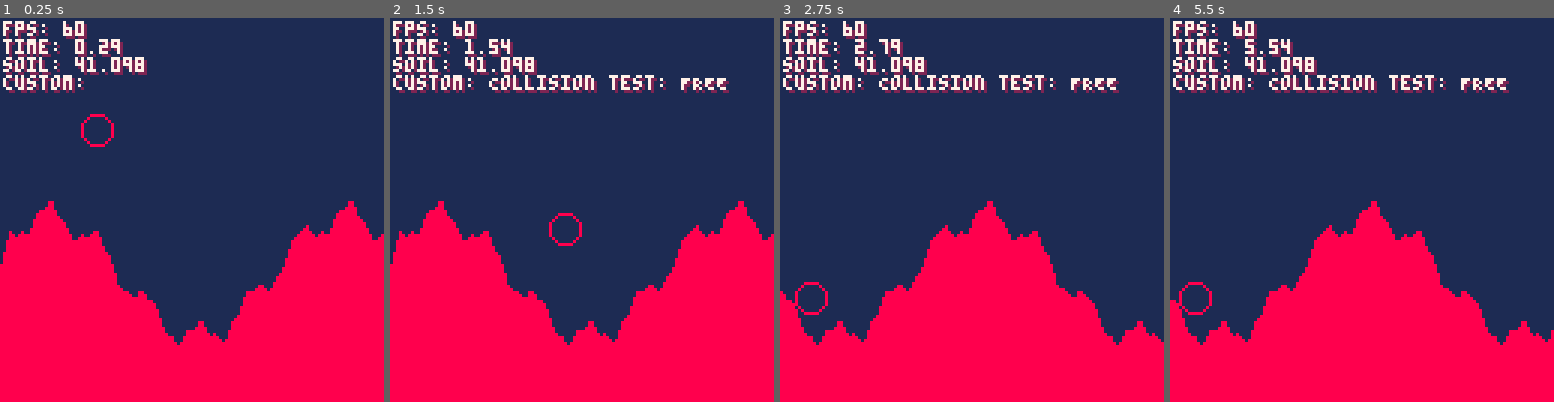
Above: before the commit, frames 1-4 (left to right).
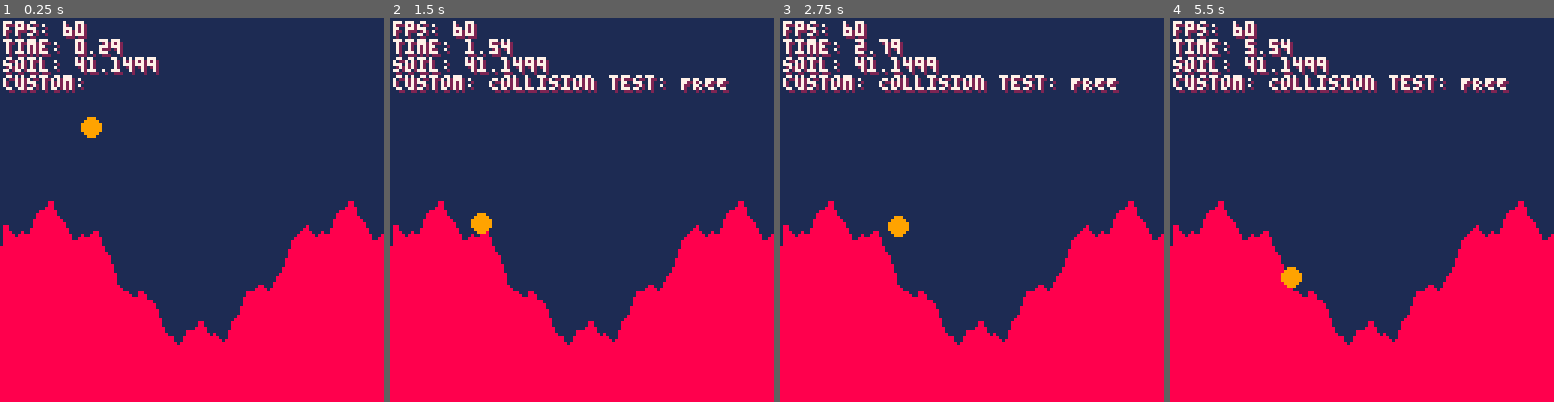
Above: after the commit, the same moments.

Repository: SelfDevTV/pixeltrench
Game: PICO-8 cartridge pixeltrench.p8
The game is run twice, just before and just after one commit, with the same random seed, the same clock (stepped at 60 frames per second) and the same inputs.
Inputs:
- Up to frame 1 (0.25 s): no input
- Up to frame 2 (1.5 s): tap O (Z key) at 0.7 s
- Up to frame 3 (2.75 s): hold Right 1.6-2.1 s; tap O (Z key) at 1.7, 2.1, 2.5 s; hold Up 2.15-2.42 s; hold Right from 2.47 s (still down)
- Up to frame 4 (5.5 s): tap O (Z key) every 0.4 s from 2.9 to 5.3 s; release Right at 3.03 s; hold Left 3.08-3.58 s; hold Down 3.63-3.97 s; hold Right 4.02-4.68 s; hold Up 4.73-5.03 s; hold Left from 5.08 s (still down)

The runs differ from the first frame. In frame 1, 0.7% of the frame differs, in the area x 0-42%, y 10-65%; in frame 2, 0.7%; in frame 3, 22%; in frame 4, 22%, in the area x 0-100%, y 10-86%.

Commit message:
Update roadmap and complete movement and collision detection features

Diff:
--- a/pixeltrench.p8
+++ b/pixeltrench.p8
@@ -7,7 +7,8 @@
 	cam_x = 0, cam_y = 0,
 	world_w = 256, world_h = 144,
 	min_h = 60, max_h = 110,
-	slope_limit = 4,
+	slope_limit = 10,
+	max_slope = 1,
 	target_coverage_pct = 50,
 	seed = 1,
 	cam_speed = 1
@@ -53,6 +54,16 @@
 	dy = 0.7,
 	r = 5,
 	max_bounce = 5
+
+}
+
+local worm = {
+	x = 30,
+	y = 30,
+	vx = 0,
+	vy = 0,
+	r = 3,
+	jumping = false,
 
 }
 
@@ -256,7 +267,74 @@
 
 end
 
+
+function jump(c_worm)
+	c_worm.vy = -1
+	c_worm.jumping = true
+end
+
+function find_surface_y(x, y)
+	x = flr(x)
+	y = flr(y)
+
+	for i = 0, cfg.max_slope do
+		if not is_solid(x, y - i) then return y - i end
+	end
+
+	return false
+end
+
+function find_ground_y(x, y)
+	x = flr(x)
+	y = flr(y)
+
+	for i = 0, cfg.max_slope do
+		if is_solid(x, y + i) then return y + i end
+	end
+	return false
+end
+
+function try_move(c_worm, dx, dy)
+	local foot_x, foot_y = c_worm.x, c_worm.y + c_worm.r + 1
+	local nx, ny = flr(foot_x + dx), flr(foot_y + dy)
+
+	local col = is_solid(nx, ny)
+
+	if col then
+		c_worm.jumping = false
+		c_worm.vy = 0
+		-- see how high the slope is, and push up
+		local surface_y = find_surface_y(nx, ny)
+
+		if surface_y then
+			c_worm.x += dx
+			c_worm.y = surface_y - c_worm.r  - 1
+		else
+			if is_solid(nx, c_worm.y) then return false end
+			local ground_y = find_ground_y(nx, c_worm.y)
+			if ground_y  then
+				c_worm.x += dx
+				c_worm.y = ground_y - c_worm.r - 1
+			else
+				c_worm.x += dx
+				-- worm falls
+				c_worm.vy += grav
+
+			end
+		end
+
+		return false
+	else
+		c_worm.x += dx
+		c_worm.y += dy
+		return true
+	end
+
+end
+
 function _update60()
+	worm.vx = 0
+
 	-- Check for debug keys (G and D)
 	if debug_ball.max_bounce > 0 then
 		debug_ball.dy += grav
@@ -308,20 +386,26 @@
   end
 
 
+	worm.vy += grav
 
 
 	if btn(0) then
-		pancam(-1, 0)
+		worm.vx = -0.2
+		-- pancam(-1, 0)
 	end
 	if btn(1) then
-		pancam(1, 0)
-	end
-	if btn(2) then
-		pancam(0, -1)
+		-- pancam(1, 0)
+		worm.vx = 0.2
+	end
+	if btn(2) and not worm.jumping then
+		jump(worm)
+		-- pancam(0, -1)
 	end
 	if btn(3) then
-		pancam(0, 1)
-	end
+		-- pancam(0, 1)
+	end
+
+	try_move(worm, worm.vx, worm.vy)
 
 	if btnp(4) then  -- Z-Taste
     	local test_result = collide_circle(64, 92, 10)
@@ -385,7 +469,8 @@
 	camera(cam.x, cam.y)
 	cls(cfg.bg_col)
 	drawmap()
-	circ(debug_ball.x, debug_ball.y, debug_ball.r)
+	--circ(debug_ball.x, debug_ball.y, debug_ball.r)
+	circfill(worm.x, worm.y, worm.r, 9)
 	camera()
 	if cfg.debug then
 		drawdebug()
Not shown, changed: ROADMAP.md
